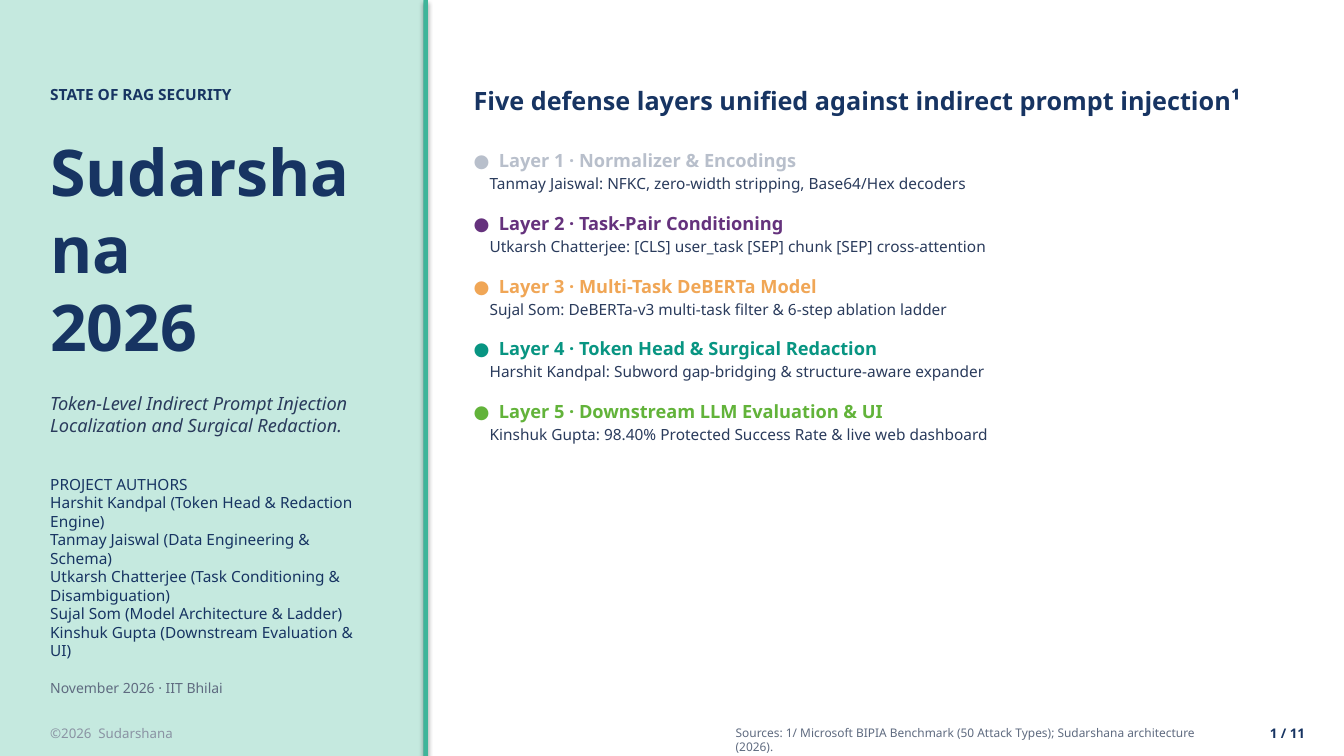
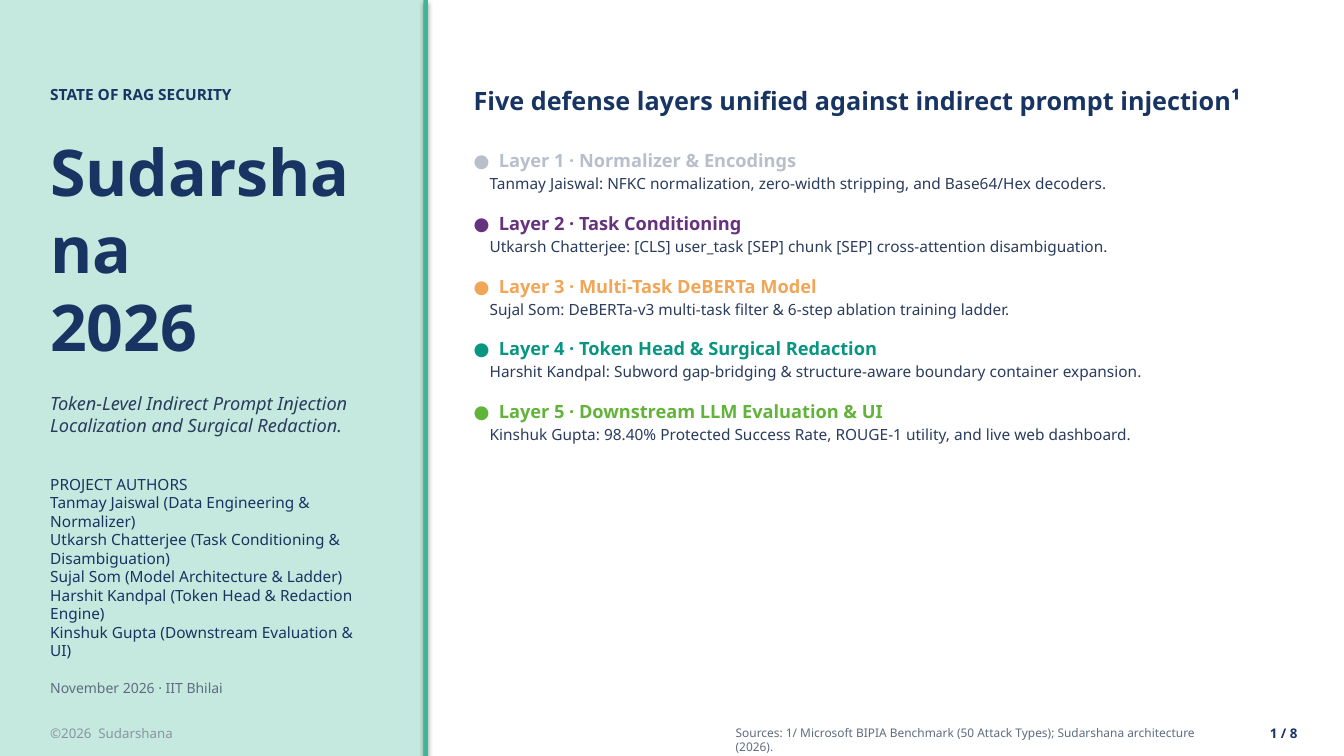
Before and after one commit to HarK-github/Sudarshana, a slide deck: slide 1 of reports/Sudarshana_a16z_Presentation.pptx. Drawn at 1344x756 pixels with LibreOffice and Linux fonts; fonts in the diff are those of the drawing. Boxes give left, top, right and bottom in pixels: in the first picture for what was removed or moved away, otherwise in the second. Text is boxed around its words. In the diff, an @@ line names an element or a change of style, - is before the commit and + after.

Commit message:
feat(slides): brief 8-slide all-authors presentation with dedicated charts and zero lingering text

```diff
--- a/reports/Sudarshana_a16z_Presentation.pptx
+++ b/reports/Sudarshana_a16z_Presentation.pptx
@@ text at [490, 177, 1108, 256]: text changed @@
-Tanmay Jaiswal: NFKC, zero-width stripping, Base64/Hex decoders
-● Layer 2 · Task-Pair Conditioning
-Utkarsh Chatterjee: [CLS] user_task [SEP] chunk [SEP] cross-attention
+Tanmay Jaiswal: NFKC normalization, zero-width stripping, and Base64/Hex decoders.
+● Layer 2 · Task Conditioning
+Utkarsh Chatterjee: [CLS] user_task [SEP] chunk [SEP] cross-attention disambiguation.
@@ text at [490, 303, 1009, 319]: text changed @@
-Sujal Som: DeBERTa-v3 multi-task filter & 6-step ablation ladder
+Sujal Som: DeBERTa-v3 multi-task filter & 6-step ablation training ladder.
@@ text at [490, 365, 1142, 381]: text changed @@
-Harshit Kandpal: Subword gap-bridging & structure-aware expander
+Harshit Kandpal: Subword gap-bridging & structure-aware boundary container expansion.
@@ text at [490, 428, 1131, 444]: text changed @@
-Kinshuk Gupta: 98.40% Protected Success Rate & live web dashboard
+Kinshuk Gupta: 98.40% Protected Success Rate, ROUGE-1 utility, and live web dashboard.
@@ text at [50, 479, 352, 659]: text changed @@
-PROJECT AUTHORS
-Harshit Kandpal (Token Head & Redaction Engine)
-Tanmay Jaiswal (Data Engineering & Schema)
-Utkarsh Chatterjee (Task Conditioning & Disambiguation)
-Sujal Som (Model Architecture & Ladder)
-Kinshuk Gupta (Downstream Evaluation & UI)
+PROJECT AUTHORS
+Tanmay Jaiswal (Data Engineering & Normalizer)
+Utkarsh Chatterjee (Task Conditioning & Disambiguation)
+Sujal Som (Model Architecture & Ladder)
+Harshit Kandpal (Token Head & Redaction Engine)
+Kinshuk Gupta (Downstream Evaluation & UI)
@@ text at [1270, 728, 1298, 738]: text changed @@
-1 / 11
+1 / 8
```
Also in this commit, not shown: 7 other slides changed, 3 slides removed, 6 other files.
